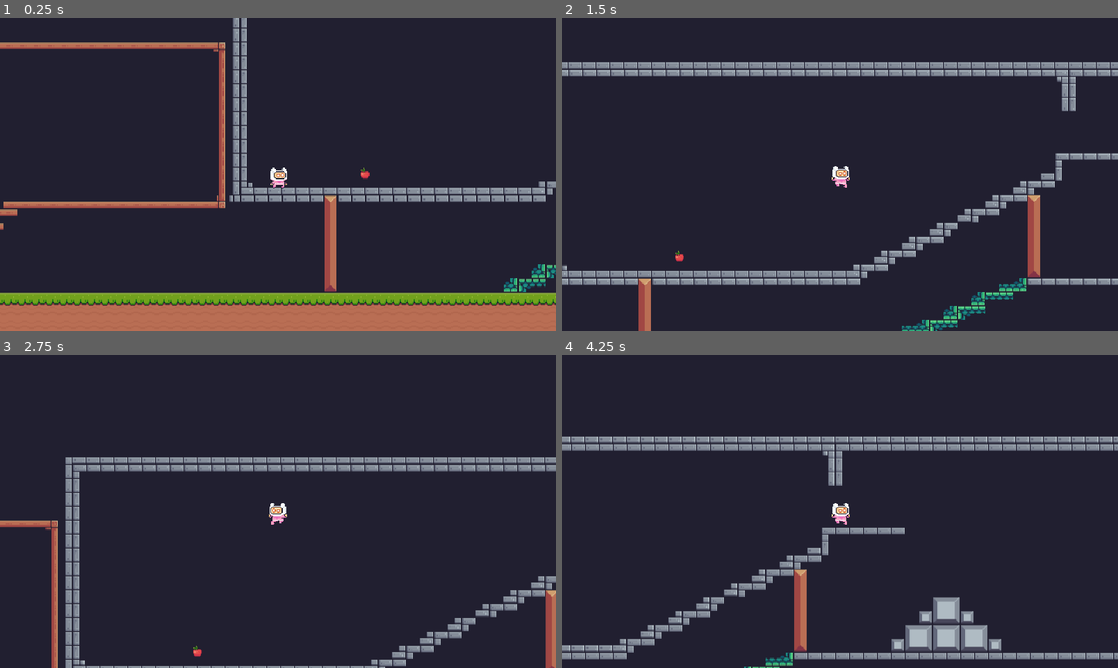
Above: before the commit, frames 1-4 (two rows, left to right).
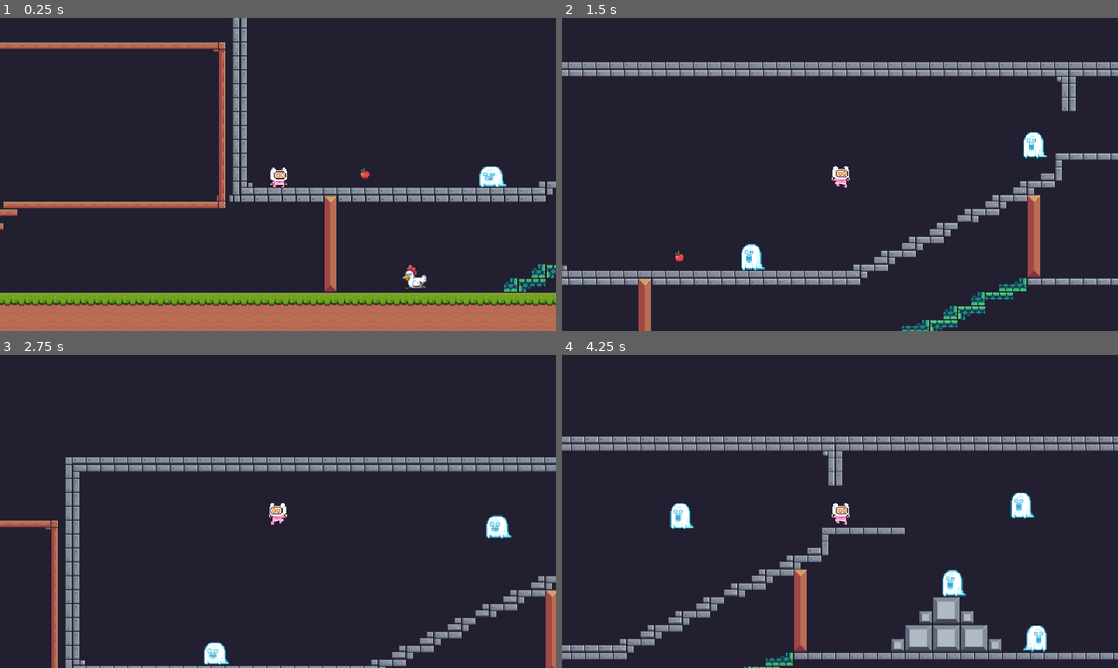
Above: after the commit, the same moments.

Repository: RobertoBuiatti/Aulas-7-
Game: Godot game, scene res://scenes/level_0.tscn
Same seed, same stepped clock (60 frames per second), same inputs: the game is played once before the commit and once after it.
Inputs:
- Up to frame 1 (0.25 s): no input
- Up to frame 2 (1.5 s): hold Right (ui_right) from 0.53 s (still down); tap Space (jump) at 0.6, 0.77, 1.07, 1.35 s
- Up to frame 3 (2.75 s): tap Space (jump) at 1.52, 1.82, 2.1 s; release Right (ui_right) at 2.03 s; hold Left (ui_left) from 2.03 s (still down)
- Up to frame 4 (4.25 s): release Left (ui_left) at 2.78 s; hold Right (ui_right) from 2.78 s (still down); tap Space (jump) at 2.85, 3.02, 3.32, 3.6, 3.77, 4.07 s

The runs differ from the first frame. In frame 1, 0.5% of the frame differs, in the area x 72-92%, y 47-87%; in frame 2, 0.6%; in frame 3, 0.6%; in frame 4, 1.2%, in the area x 19-88%, y 44-95%.

Commit message:
jogo inimigos andando

Diff:
--- /dev/null
+++ b/Jogos digitais/jogo/scenes/enimy.gd
@@ -0,0 +1,29 @@
+extends CharacterBody2D
+@onready var sprite_2d: Sprite2D = $Sprite2D
+
+@onready var anim: AnimationPlayer = $AnimEnimy
+const SPEED := 50.0
+var direction := -1
+const JUMP_VELOCITY = -400.0
+
+
+func _physics_process(delta: float) -> void:
+	# Add the gravity.
+	if not is_on_floor():
+		velocity += get_gravity() * delta
+
+
+	velocity.x = direction * SPEED
+	if is_on_wall():
+		global_position.x += direction * -2  # Dá um "empurrãozinho" para trás
+		direction *= -1
+
+	if direction != 0:
+		anim.play("andar")
+
+	if direction < 0:
+		sprite_2d.flip_h = false
+	elif direction > 0:
+		sprite_2d.flip_h = true
+
+	move_and_slide()
--- /dev/null
+++ b/Jogos digitais/jogo/scenes/fantasmaChao.gd
@@ -0,0 +1,27 @@
+extends CharacterBody2D
+@onready var sprite_2d: Sprite2D = $Sprite2D
+
+@onready var anim: AnimationPlayer = $AnimEnimy
+const SPEED := 50.0
+var direction := -1
+const JUMP_VELOCITY = -400.0
+
+
+func _physics_process(delta: float) -> void:
+	# Add the gravity.
+
+
+	velocity.x = direction * SPEED
+	if is_on_wall():
+		global_position.x += direction * -2  # Dá um "empurrãozinho" para trás
+		direction *= -1
+
+	if direction != 0:
+		anim.play("andar")
+
+	if direction < 0:
+		sprite_2d.flip_h = false
+	elif direction > 0:
+		sprite_2d.flip_h = true
+
+	move_and_slide()
--- /dev/null
+++ b/Jogos digitais/jogo/scenes/fantasma_voando.gd
@@ -0,0 +1,31 @@
+extends CharacterBody2D
+
+@onready var sprite_2d: Sprite2D = $Sprite2D
+@onready var anim: AnimationPlayer = $AnimEnimy
+
+const SPEED := 50.0
+var direction := -1
+var time := 0.0  # Tempo acumulado para o movimento de voo
+
+func _physics_process(delta: float) -> void:
+	# Movimento horizontal
+	velocity.x = direction * SPEED
+
+	# Movimento vertical de voo com função seno
+	time += delta
+	velocity.y = sin(time * 2.0) * 20  # frequência * amplitude
+
+	# Inverte direção ao bater na parede
+	if is_on_wall():
+		global_position.x += direction * -2
+		direction *= -1
+
+	# Toca animação de andar
+	if direction != 0:
+		anim.play("andar")
+
+	# Espelha o sprite
+	sprite_2d.flip_h = direction > 0
+
+	# Move o inimigo com a velocidade calculada
+	move_and_slide()
--- /dev/null
+++ b/Jogos digitais/jogo/scenes/galinha.gd
@@ -0,0 +1,27 @@
+extends CharacterBody2D
+@onready var sprite_2d: Sprite2D = $Sprite2D
+
+@onready var anim: AnimationPlayer = $AnimEnimy
+const SPEED := 50.0
+var direction := -1
+const JUMP_VELOCITY = -400.0
+
+
+func _physics_process(delta: float) -> void:
+	# Add the gravity.
+
+
+	velocity.x = direction * SPEED
+	if is_on_wall():
+		global_position.x += direction * -2  # Dá um "empurrãozinho" para trás
+		direction *= -1
+
+	if direction != 0:
+		anim.play("andar")
+
+	if direction < 0:
+		sprite_2d.flip_h = false
+	elif direction > 0:
+		sprite_2d.flip_h = true
+
+	move_and_slide()
--- a/Jogos digitais/jogo/scenes/level_0.tscn
+++ b/Jogos digitais/jogo/scenes/level_0.tscn
@@ -1,15 +1,71 @@
-[gd_scene load_steps=14 format=4 uid="uid://bljbxnjql32hc"]
+[gd_scene load_steps=23 format=4 uid="uid://bljbxnjql32hc"]
 
 [ext_resource type="Script" path="res://scenes/level_0.gd" id="1_yurem"]
 [ext_resource type="Script" path="res://scenes/player.gd" id="2_joket"]
 [ext_resource type="TileSet" uid="uid://7e3j2eajjwm5" path="res://tileset_level.tres" id="4_6c4ei"]
 [ext_resource type="Texture2D" uid="uid://cfse44itlxj33" path="res://assets/Main Characters/pink_man_spritesheet.png" id="4_c74rt"]
 [ext_resource type="PackedScene" uid="uid://bnai3wrujwfqd" path="res://scenes/fruit.tscn" id="5_xi8df"]
+[ext_resource type="Script" path="res://scenes/fantasmaChao.gd" id="6_7etw3"]
+[ext_resource type="Texture2D" uid="uid://bnwuvn305pvqg" path="res://assets/Pixel Adventure 2 - Inimigos/Enemies/Ghost/Idle (44x30).png" id="7_r348q"]
+[ext_resource type="Script" path="res://scenes/fantasma_voando.gd" id="8_lofd6"]
+[ext_resource type="Script" path="res://scenes/galinha.gd" id="9_d6u0o"]
+[ext_resource type="Texture2D" uid="uid://c2kip8886daum" path="res://assets/Pixel Adventure 2 - Inimigos/Enemies/Chicken/Run (32x34).png" id="9_deesi"]
 
 [sub_resource type="CapsuleShape2D" id="CapsuleShape2D_kat57"]
 radius = 7.0
 height = 18.0
 
+[sub_resource type="Animation" id="Animation_mqcmh"]
+length = 0.001
+tracks/0/type = "value"
+tracks/0/imported = false
+tracks/0/enabled = true
+tracks/0/path = NodePath("Sprite2D:frame")
+tracks/0/interp = 1
+tracks/0/loop_wrap = true
+tracks/0/keys = {
+"times": PackedFloat32Array(0),
+"transitions": PackedFloat32Array(1),
+"update": 1,
+"values": [1]
+}
+
+[sub_resource type="Animation" id="Animation_ierhl"]
+resource_name = "fall"
+length = 0.0625063
+loop_mode = 1
+step = 0.0625
+tracks/0/type = "value"
+tracks/0/imported = false
+tracks/0/enabled = true
+tracks/0/path = NodePath("Sprite2D:frame")
+tracks/0/interp = 1
+tracks/0/loop_wrap = true
+tracks/0/keys = {
+"times": PackedFloat32Array(0),
+"transitions": PackedFloat32Array(1),
+"update": 1,
+"values": [50]
+}
+
+[sub_resource type="Animation" id="Animation_em4hj"]
+resource_name = "hurt"
+length = 0.437506
+loop_mode = 1
+step = 0.0625
+tracks/0/type = "value"
+tracks/0/imported = false
+tracks/0/enabled = true
+tracks/0/path = NodePath("Sprite2D:frame")
+tracks/0/interp = 1
+tracks/0/loop_wrap = true
+tracks/0/keys = {
+"times": PackedFloat32Array(0, 0.0625, 0.125, 0.1875, 0.25, 0.3125, 0.375),
+"transitions": PackedFloat32Array(1, 1, 1, 1, 1, 1, 1),
+"update": 1,
+"values": [24, 25, 26, 27, 28, 29, 30]
+}
+
 [sub_resource type="Animation" id="Animation_une6k"]
 resource_name = "idle"
 length = 0.687506
@@ -28,8 +84,11 @@
 "values": [0, 1, 2, 3, 4, 5, 6, 7, 8, 9, 10]
 }
 
-[sub_resource type="Animation" id="Animation_mqcmh"]
-length = 0.001
+[sub_resource type="Animation" id="Animation_qjahd"]
+resource_name = "jump"
+length = 0.0625063
+loop_mode = 1
+step = 0.0625
 tracks/0/type = "value"
 tracks/0/imported = false
 tracks/0/enabled = true
@@ -40,7 +99,7 @@
 "times": PackedFloat32Array(0),
 "transitions": PackedFloat32Array(1),
 "update": 1,
-"values": [1]
+"values": [48]
 }
 
 [sub_resource type="Animation" id="Animation_k5mik"]
@@ -59,60 +118,6 @@
 "transitions": PackedFloat32Array(1, 1, 1, 1, 1, 1, 1, 1, 1, 1, 1, 1),
 "update": 1,
 "values": [12, 13, 14, 15, 16, 17, 18, 19, 20, 21, 22, 23]
-}
-
-[sub_resource type="Animation" id="Animation_qjahd"]
-resource_name = "jump"
-length = 0.0625063
-loop_mode = 1
-step = 0.0625
-tracks/0/type = "value"
-tracks/0/imported = false
-tracks/0/enabled = true
-tracks/0/path = NodePath("Sprite2D:frame")
-tracks/0/interp = 1
-tracks/0/loop_wrap = true
-tracks/0/keys = {
-"times": PackedFloat32Array(0),
-"transitions": PackedFloat32Array(1),
-"update": 1,
-"values": [48]
-}
-
-[sub_resource type="Animation" id="Animation_ierhl"]
-resource_name = "fall"
-length = 0.0625063
-loop_mode = 1
-step = 0.0625
-tracks/0/type = "value"
-tracks/0/imported = false
-tracks/0/enabled = true
-tracks/0/path = NodePath("Sprite2D:frame")
-tracks/0/interp = 1
-tracks/0/loop_wrap = true
-tracks/0/keys = {
-"times": PackedFloat32Array(0),
-"transitions": PackedFloat32Array(1),
-"update": 1,
-"values": [50]
-}
-
-[sub_resource type="Animation" id="Animation_em4hj"]
-resource_name = "hurt"
-length = 0.437506
-loop_mode = 1
-step = 0.0625
-tracks/0/type = "value"
-tracks/0/imported = false
-tracks/0/enabled = true
-tracks/0/path = NodePath("Sprite2D:frame")
-tracks/0/interp = 1
-tracks/0/loop_wrap = true
-tracks/0/keys = {
-"times": PackedFloat32Array(0, 0.0625, 0.125, 0.1875, 0.25, 0.3125, 0.375),
-"transitions": PackedFloat32Array(1, 1, 1, 1, 1, 1, 1),
-"update": 1,
-"values": [24, 25, 26, 27, 28, 29, 30]
 }
 
 [sub_resource type="AnimationLibrary" id="AnimationLibrary_a5ta7"]
@@ -125,6 +130,49 @@
 "walk": SubResource("Animation_k5mik")
 }
 
+[sub_resource type="CapsuleShape2D" id="CapsuleShape2D_js87q"]
+radius = 14.0
+
+[sub_resource type="Animation" id="Animation_b3yjj"]
+resource_name = "andar"
+length = 0.875006
+loop_mode = 1
+step = 0.0625
+tracks/0/type = "value"
+tracks/0/imported = false
+tracks/0/enabled = true
+tracks/0/path = NodePath("Sprite2D:frame")
+tracks/0/interp = 1
+tracks/0/loop_wrap = true
+tracks/0/keys = {
+"times": PackedFloat32Array(0, 0.0625, 0.125, 0.1875, 0.25, 0.3125, 0.375, 0.4375, 0.5, 0.5625, 0.625, 0.6875, 0.75, 0.8125),
+"transitions": PackedFloat32Array(1, 1, 1, 1, 1, 1, 1, 1, 1, 1, 1, 1, 1, 1),
+"update": 1,
+"values": [0, 1, 2, 3, 4, 5, 6, 7, 8, 9, 10, 11, 12, 0]
+}
+
+[sub_resource type="Animation" id="Animation_miqvb"]
+length = 0.001
+step = 0.0625
+tracks/0/type = "value"
+tracks/0/imported = false
+tracks/0/enabled = true
+tracks/0/path = NodePath("Sprite2D:frame")
+tracks/0/interp = 1
+tracks/0/loop_wrap = true
+tracks/0/keys = {
+"times": PackedFloat32Array(0),
+"transitions": PackedFloat32Array(1),
+"update": 1,
+"values": [0]
+}
+
+[sub_resource type="AnimationLibrary" id="AnimationLibrary_if7lc"]
+_data = {
+"RESET": SubResource("Animation_miqvb"),
+"andar": SubResource("Animation_b3yjj")
+}
+
 [node name="Level_0" type="Node2D"]
 script = ExtResource("1_yurem")
 
@@ -167,3 +215,151 @@
 position = Vector2(340, 159)
 
 [node name="Enimy" type="Node2D" parent="."]
+
+[node name="fantasma" type="Node" parent="Enimy"]
+
+[node name="Fantasma" type="CharacterBody2D" parent="Enimy/fantasma"]
+position = Vector2(1181, 166)
+script = ExtResource("6_7etw3")
+
+[node name="Sprite2D" type="Sprite2D" parent="Enimy/fantasma/Fantasma"]
+texture = ExtResource("7_r348q")
+hframes = 10
+
+[node name="Body" type="CollisionShape2D" parent="Enimy/fantasma/Fantasma"]
+shape = SubResource("CapsuleShape2D_js87q")
+
+[node name="AnimEnimy" type="AnimationPlayer" parent="Enimy/fantasma/Fantasma"]
+libraries = {
+"": SubResource("AnimationLibrary_if7lc")
+}
+
+[node name="Fantasma2" type="CharacterBody2D" parent="Enimy/fantasma"]
+position = Vector2(498, 158)
+script = ExtResource("6_7etw3")
+
+[node name="Sprite2D" type="Sprite2D" parent="Enimy/fantasma/Fantasma2"]
+texture = ExtResource("7_r348q")
+hframes = 10
+
+[node name="Body" type="CollisionShape2D" parent="Enimy/fantasma/Fantasma2"]
+shape = SubResource("CapsuleShape2D_js87q")
+
+[node name="AnimEnimy" type="AnimationPlayer" parent="Enimy/fantasma/Fantasma2"]
+libraries = {
+"": SubResource("AnimationLibrary_if7lc")
+}
+
+[node name="FantasmaVoando" type="CharacterBody2D" parent="Enimy/fantasma"]
+position = Vector2(823, 24)
+script = ExtResource("8_lofd6")
+
+[node name="Sprite2D" type="Sprite2D" parent="Enimy/fantasma/FantasmaVoando"]
+texture = ExtResource("7_r348q")
+hframes = 10
+
+[node name="Body" type="CollisionShape2D" parent="Enimy/fantasma/FantasmaVoando"]
+shape = SubResource("CapsuleShape2D_js87q")
+
+[node name="AnimEnimy" type="AnimationPlayer" parent="Enimy/fantasma/FantasmaVoando"]
+libraries = {
+"": SubResource("AnimationLibrary_if7lc")
+}
+
+[node name="FantasmaVoando2" type="CharacterBody2D" parent="Enimy/fantasma"]
+position = Vector2(1136, 90)
+script = ExtResource("8_lofd6")
+
+[node name="Sprite2D" type="Sprite2D" parent="Enimy/fantasma/FantasmaVoando2"]
+texture = ExtResource("7_r348q")
+hframes = 10
+
+[node name="Body" type="CollisionShape2D" parent="Enimy/fantasma/FantasmaVoando2"]
+shape = SubResource("CapsuleShape2D_js87q")
+
+[node name="AnimEnimy" type="AnimationPlayer" parent="Enimy/fantasma/FantasmaVoando2"]
+libraries = {
+"": SubResource("AnimationLibrary_if7lc")
+}
+
+[node name="FantasmaVoando3" type="CharacterBody2D" parent="Enimy/fantasma"]
+position = Vector2(1215, -3)
+script = ExtResource("8_lofd6")
+
+[node name="Sprite2D" type="Sprite2D" parent="Enimy/fantasma/FantasmaVoando3"]
+texture = ExtResource("7_r348q")
+hframes = 10
+
+[node name="Body" type="CollisionShape2D" parent="Enimy/fantasma/FantasmaVoando3"]
+shape = SubResource("CapsuleShape2D_js87q")
+
+[node name="AnimEnimy" type="AnimationPlayer" parent="Enimy/fantasma/FantasmaVoando3"]
+libraries = {
+"": SubResource("AnimationLibrary_if7lc")
+}
+
+[node name="galinha" type="Node" parent="Enimy"]
+
+[node name="Galinha" type="CharacterBody2D" parent="Enimy/galinha"]
+position = Vector2(410, 279)
+script = ExtResource("9_d6u0o")
+
+[node name="Sprite2D" type="Sprite2D" parent="Enimy/galinha/Galinha"]
+texture = ExtResource("9_deesi")
+hframes = 14
+
+[node name="Body" type="CollisionShape2D" parent="Enimy/galinha/Galinha"]
+shape = SubResource("CapsuleShape2D_js87q")
+
+[node name="AnimEnimy" type="AnimationPlayer" parent="Enimy/galinha/Galinha"]
+libraries = {
+"": SubResource("AnimationLibrary_if7lc")
+}
+
+[node name="Galinha2" type="CharacterBody2D" parent="Enimy/galinha"]
+position = Vector2(-313, 277)
+script = ExtResource("9_d6u0o")
+
+[node name="Sprite2D" type="Sprite2D" parent="Enimy/galinha/Galinha2"]
+texture = ExtResource("9_deesi")
+hframes = 14
+
+[node name="Body" type="CollisionShape2D" parent="Enimy/galinha/Galinha2"]
+shape = SubResource("CapsuleShape2D_js87q")
+
+[node name="AnimEnimy" type="AnimationPlayer" parent="Enimy/galinha/Galinha2"]
+libraries = {
+"": SubResource("AnimationLibrary_if7lc")
+}
+
+[node name="Galinha3" type="CharacterBody2D" parent="Enimy/galinha"]
+position = Vector2(-890, 276)
+script = ExtResource("9_d6u0o")
+
+[node name="Sprite2D" type="Sprite2D" parent="Enimy/galinha/Galinha3"]
+texture = ExtResource("9_deesi")
+hframes = 14
+
+[node name="Body" type="CollisionShape2D" parent="Enimy/galinha/Galinha3"]
+shape = SubResource("CapsuleShape2D_js87q")
+
+[node name="AnimEnimy" type="AnimationPlayer" parent="Enimy/galinha/Galinha3"]
+libraries = {
+"": SubResource("AnimationLibrary_if7lc")
+}
+
+[node name="Galinha4" type="CharacterBody2D" parent="Enimy/galinha"]
+position = Vector2(-480, 277)
+script = ExtResource("9_d6u0o")
+
+[node name="Sprite2D" type="Sprite2D" parent="Enimy/galinha/Galinha4"]
+texture = ExtResource("9_deesi")
+hframes = 14
+
+[node name="Body" type="CollisionShape2D" parent="Enimy/galinha/Galinha4"]
+shape = SubResource("CapsuleShape2D_js87q")
+
+[node name="AnimEnimy" type="AnimationPlayer" parent="Enimy/galinha/Galinha4"]
+libraries = {
+"": SubResource("AnimationLibrary_if7lc")
+}
Binary file added: Jogos digitais/jogo/assets/Pixel Adventure 2 - Inimigos/Enemies/AngryPig/Hit 1 (36x30).png
Not shown, added: Jogos digitais/jogo/assets/Pixel Adventure 2 - Inimigos/Enemies/AngryPig/Hit 1 (36x30).png.import
Binary file added: Jogos digitais/jogo/assets/Pixel Adventure 2 - Inimigos/Enemies/AngryPig/Hit 2 (36x30).png
Not shown, added: Jogos digitais/jogo/assets/Pixel Adventure 2 - Inimigos/Enemies/AngryPig/Hit 2 (36x30).png.import
Binary file added: Jogos digitais/jogo/assets/Pixel Adventure 2 - Inimigos/Enemies/AngryPig/Idle (36x30).png
Not shown, added: Jogos digitais/jogo/assets/Pixel Adventure 2 - Inimigos/Enemies/AngryPig/Idle (36x30).png.import
Binary file added: Jogos digitais/jogo/assets/Pixel Adventure 2 - Inimigos/Enemies/AngryPig/Run (36x30).png
Not shown, added: Jogos digitais/jogo/assets/Pixel Adventure 2 - Inimigos/Enemies/AngryPig/Run (36x30).png.import
Binary file added: Jogos digitais/jogo/assets/Pixel Adventure 2 - Inimigos/Enemies/AngryPig/Walk (36x30).png
Not shown, added: Jogos digitais/jogo/assets/Pixel Adventure 2 - Inimigos/Enemies/AngryPig/Walk (36x30).png.import
Binary file added: Jogos digitais/jogo/assets/Pixel Adventure 2 - Inimigos/Enemies/Bat/Ceiling In (46x30).png
Not shown, added: Jogos digitais/jogo/assets/Pixel Adventure 2 - Inimigos/Enemies/Bat/Ceiling In (46x30).png.import
(and 184 more such lines)
